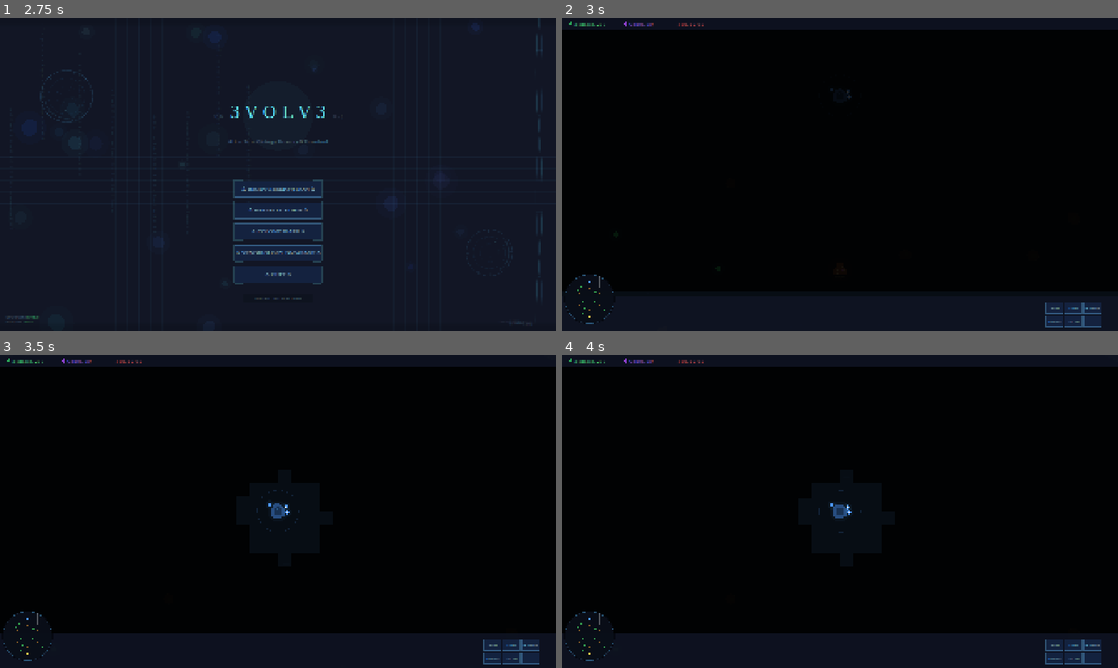
Above: before the commit, frames 1-4 (two rows, left to right).
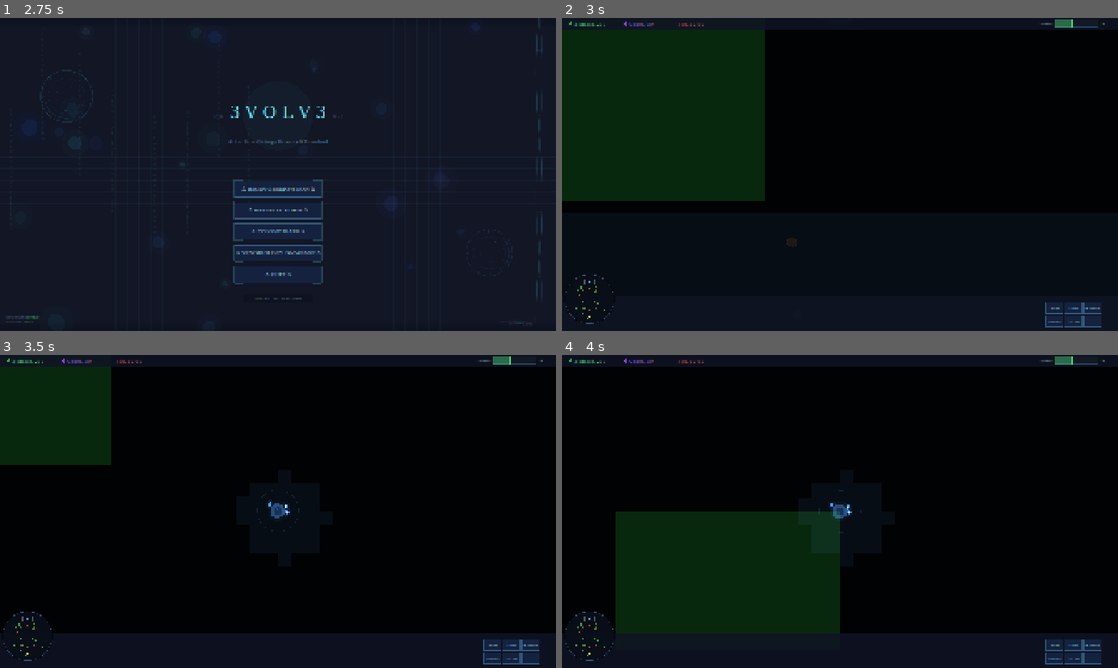
Above: after the commit, the same moments.

Repository: gnoobs75/3volov3
Game: Godot game, scene res://scenes/main_menu.tscn
Two runs of this game, one before a commit and one after it. Both use one fixed random seed, a clock stepped at 60 frames per second and the inputs below.
Inputs (mouse positions are in pixels of both pictures, inside the frame that each line leads up to):
- Up to frame 1 (2.75 s): tap Enter at 0.5 s; drag from (278, 174) to (333, 105) at 0.52 s; drag from (166, 190) to (250, 237) at 1.27 s; move the mouse to (333, 105) at 2.02 s; hold D (move_right) from 2.03 s (still down); hold Q (focus_out) from 2.03 s (still down); click (333, 105) at 2.17 s
- Up to frame 2 (3 s): release D (move_right) at 2.75 s; release Q (focus_out) at 2.75 s; drag from (812, 237) to (673, 127) at 2.77 s
- Up to frame 3 (3.5 s): no input
- Up to frame 4 (4 s): drag from (840, 511) to (617, 649) at 3.52 s

Frame 1 is identical in both runs. In frame 2, 20% of the frame differs, in the area x 0-98%, y 0-97%; in frame 3, 6.5%; in frame 4, 16%.

Commit message:
Fix unit selection, double map size, add game speed slider
Selection was broken because minimap (MOUSE_FILTER_STOP + FULL_RECT)
consumed all clicks before the input handler. Fixed by switching
minimap to MOUSE_FILTER_IGNORE with _input() for circle clicks.
HUD buttons also switched to _input() for same reason.

Map radius doubled 4000->8000 with proportional scaling of nav mesh,
fog of war, resource counts, and spawn avoidance distances.

Game speed slider (0.25x-2.0x) in top bar controls Engine.time_scale.

Co-Authored-By: Claude Opus 4.6 <noreply@anthropic.com>

Diff:
--- a/scripts/rts_stage/petri_dish_map.gd
+++ b/scripts/rts_stage/petri_dish_map.gd
@@ -2,12 +2,12 @@
 ## Circular petri dish arena for the RTS stage.
 ## Draws the boundary, substrate, and spawns resources + obstacles.
 
-const MAP_RADIUS: float = 4000.0
+const MAP_RADIUS: float = 8000.0
 const SPAWN_INSET: float = 0.7  # Spawn at 70% from center
 const TITAN_RING_RADIUS: float = 0.45  # Titans at 45% radius
-const NUM_RESOURCE_NODES: int = 25
-const NUM_TITAN_CORPSES: int = 6
-const NUM_OBSTACLES: int = 12
+const NUM_RESOURCE_NODES: int = 45
+const NUM_TITAN_CORPSES: int = 10
+const NUM_OBSTACLES: int = 20
 
 var _time: float = 0.0
 var _substrate_dots: Array[Vector2] = []
@@ -58,7 +58,7 @@
 		# Avoid spawning too close to spawn points
 		var too_close: bool = false
 		for sp in spawn_positions:
-			if pos.distance_to(sp) < 300.0:
+			if pos.distance_to(sp) < 600.0:
 				too_close = true
 				break
 		if too_close:
--- a/scripts/rts_stage/rts_camera.gd
+++ b/scripts/rts_stage/rts_camera.gd
@@ -8,7 +8,7 @@
 const ZOOM_MAX: float = 1.5
 const ZOOM_STEP: float = 0.1
 const ZOOM_LERP_SPEED: float = 8.0
-const MAP_RADIUS: float = 4000.0
+const MAP_RADIUS: float = 8000.0
 
 var _target_zoom: float = 0.6
 var _pan_velocity: Vector2 = Vector2.ZERO
--- a/scripts/rts_stage/rts_fog_of_war.gd
+++ b/scripts/rts_stage/rts_fog_of_war.gd
@@ -5,7 +5,7 @@
 enum FogState { UNEXPLORED, EXPLORED, VISIBLE }
 
 const CELL_SIZE: float = 80.0
-const MAP_RADIUS: float = 4000.0
+const MAP_RADIUS: float = 8000.0
 var _grid_size: int = 0
 var _grid: Array = []  # 2D array of FogState
 var _offset: int = 0  # Grid offset (grid center = _offset, _offset)
--- a/scripts/rts_stage/rts_hud.gd
+++ b/scripts/rts_stage/rts_hud.gd
@@ -10,6 +10,10 @@
 var _hover_btn: int = -1
 var _hover_build: int = -1
 var _hover_production: int = -1
+var _game_speed: float = 1.0
+var _dragging_speed_slider: bool = false
+const SPEED_MIN: float = 0.25
+const SPEED_MAX: float = 2.0
 
 const BUILD_BUTTONS: Array = [
 	{"type": BuildingStats.BuildingType.SPAWNING_POOL, "key": "Q"},
@@ -52,21 +56,39 @@
 					_hover_production = i
 	queue_redraw()
 
-func _gui_input(event: InputEvent) -> void:
-	if event is InputEventMouseButton and event.pressed and event.button_index == MOUSE_BUTTON_LEFT:
+func _input(event: InputEvent) -> void:
+	if event is InputEventMouseButton and event.button_index == MOUSE_BUTTON_LEFT:
 		var vp: Vector2 = get_viewport_rect().size
-		# Command buttons
-		if _hover_btn >= 0:
-			_handle_cmd_button(_hover_btn)
-			get_viewport().set_input_as_handled()
-		# Build menu
-		if _hover_build >= 0:
-			_handle_build_button(_hover_build)
-			get_viewport().set_input_as_handled()
-		# Production
-		if _hover_production >= 0:
-			_handle_production_button(_hover_production)
-			get_viewport().set_input_as_handled()
+		var mouse: Vector2 = event.position
+		if event.pressed:
+			# Speed slider drag start
+			var sr: Rect2 = _get_speed_slider_rect(vp)
+			if sr.has_point(mouse):
+				_dragging_speed_slider = true
+				_update_speed_from_mouse(mouse, sr)
+				get_viewport().set_input_as_handled()
+				return
+			# Command buttons
+			if _hover_btn >= 0:
+				_handle_cmd_button(_hover_btn)
+				get_viewport().set_input_as_handled()
+				return
+			# Build menu
+			if _hover_build >= 0:
+				_handle_build_button(_hover_build)
+				get_viewport().set_input_as_handled()
+				return
+			# Production
+			if _hover_production >= 0:
+				_handle_production_button(_hover_production)
+				get_viewport().set_input_as_handled()
+				return
+		else:
+			_dragging_speed_slider = false
+	elif event is InputEventMouseMotion and _dragging_speed_slider:
+		var vp: Vector2 = get_viewport_rect().size
+		_update_speed_from_mouse(event.position, _get_speed_slider_rect(vp))
+		get_viewport().set_input_as_handled()
 
 func _handle_cmd_button(idx: int) -> void:
 	if not _selection_mgr:
@@ -101,6 +123,14 @@
 		return
 	if idx >= 0 and idx < building.can_produce.size():
 		building.queue_unit(building.can_produce[idx])
+
+func _get_speed_slider_rect(vp: Vector2) -> Rect2:
+	return Rect2(vp.x - 220, 8, 150, 24)
+
+func _update_speed_from_mouse(mouse: Vector2, sr: Rect2) -> void:
+	var t: float = clampf((mouse.x - sr.position.x) / sr.size.x, 0.0, 1.0)
+	_game_speed = lerpf(SPEED_MIN, SPEED_MAX, t)
+	Engine.time_scale = _game_speed
 
 func _get_cmd_btn_rect(vp: Vector2, idx: int) -> Rect2:
 	var bw: float = 60.0
@@ -150,6 +180,9 @@
 		var cap: int = fm.get_supply_cap(0)
 		var pop_col: Color = UIConstants.STAT_GREEN if used < cap else UIConstants.STAT_RED
 		draw_string(font, Vector2(400, 27), "Pop: %d/%d" % [used, cap], HORIZONTAL_ALIGNMENT_LEFT, -1, UIConstants.FONT_BODY, pop_col)
+
+	# === GAME SPEED SLIDER (top right) ===
+	_draw_speed_slider(vp, font)
 
 	# === BOTTOM BAR ===
 	draw_rect(Rect2(0, vp.y - 120, vp.x, 120), Color(UIConstants.BG_DARK.r, UIConstants.BG_DARK.g, UIConstants.BG_DARK.b, 0.85))
@@ -284,3 +317,22 @@
 		draw_rect(Rect2(bar_x, bar_y, 200, 8), Color(0.1, 0.1, 0.1, 0.7))
 		draw_rect(Rect2(bar_x, bar_y, 200 * pct, 8), Color(0.3, 0.7, 1.0, 0.8))
 		draw_string(font, Vector2(bar_x + 205, bar_y + 8), "Q:%d" % sel.get_queue_size(), HORIZONTAL_ALIGNMENT_LEFT, -1, UIConstants.FONT_TINY, UIConstants.TEXT_DIM)
+
+func _draw_speed_slider(vp: Vector2, font: Font) -> void:
+	var sr: Rect2 = _get_speed_slider_rect(vp)
+	# Label
+	draw_string(font, Vector2(sr.position.x - 50, sr.position.y + 16), "Speed", HORIZONTAL_ALIGNMENT_LEFT, -1, UIConstants.FONT_CAPTION, UIConstants.TEXT_DIM)
+	# Track
+	draw_rect(sr, Color(0.08, 0.1, 0.15, 0.9))
+	draw_rect(sr, Color(UIConstants.ACCENT_DIM.r, UIConstants.ACCENT_DIM.g, UIConstants.ACCENT_DIM.b, 0.4), false, 1.0)
+	# Fill
+	var t: float = clampf((_game_speed - SPEED_MIN) / (SPEED_MAX - SPEED_MIN), 0.0, 1.0)
+	var fill_w: float = sr.size.x * t
+	var fill_color: Color = UIConstants.STAT_GREEN if _game_speed <= 1.1 else UIConstants.STAT_YELLOW if _game_speed <= 1.6 else UIConstants.STAT_RED
+	draw_rect(Rect2(sr.position.x, sr.position.y, fill_w, sr.size.y), Color(fill_color.r, fill_color.g, fill_color.b, 0.4))
+	# Thumb
+	var thumb_x: float = sr.position.x + fill_w
+	draw_rect(Rect2(thumb_x - 3, sr.position.y - 2, 6, sr.size.y + 4), fill_color)
+	# Value text
+	var speed_text: String = "%dx" % int(_game_speed) if is_equal_approx(_game_speed, roundf(_game_speed)) else "%.1fx" % _game_speed
+	draw_string(font, Vector2(sr.position.x + sr.size.x + 8, sr.position.y + 16), speed_text, HORIZONTAL_ALIGNMENT_LEFT, -1, UIConstants.FONT_CAPTION, fill_color)
--- a/scripts/rts_stage/rts_minimap.gd
+++ b/scripts/rts_stage/rts_minimap.gd
@@ -8,12 +8,12 @@
 
 const MINIMAP_RADIUS: float = 85.0
 const MINIMAP_CENTER: Vector2 = Vector2(95, 0)  # Offset from bottom-left
-const MAP_RADIUS: float = 4000.0
+const MAP_RADIUS: float = 8000.0
 
 func setup(stage: Node, camera: Camera2D) -> void:
 	_stage = stage
 	_camera = camera
-	mouse_filter = Control.MOUSE_FILTER_STOP
+	mouse_filter = Control.MOUSE_FILTER_IGNORE
 
 func _process(delta: float) -> void:
 	_time += delta
@@ -34,7 +34,7 @@
 	var normalized: Vector2 = offset / MINIMAP_RADIUS
 	return normalized * MAP_RADIUS
 
-func _gui_input(event: InputEvent) -> void:
+func _input(event: InputEvent) -> void:
 	if event is InputEventMouseButton and event.pressed and event.button_index == MOUSE_BUTTON_LEFT:
 		var center: Vector2 = _get_minimap_center()
 		var dist: float = event.position.distance_to(center)
--- a/scripts/rts_stage/rts_stage_manager.gd
+++ b/scripts/rts_stage/rts_stage_manager.gd
@@ -147,7 +147,7 @@
 	var num_pts: int = 64
 	for i in range(num_pts):
 		var angle: float = TAU * float(i) / float(num_pts)
-		outline.append(Vector2(cos(angle), sin(angle)) * 3900.0)  # Slightly inside map boundary
+		outline.append(Vector2(cos(angle), sin(angle)) * 7900.0)  # Slightly inside map boundary
 	nav_poly.add_outline(outline)
 	var source_geo := NavigationMeshSourceGeometryData2D.new()
 	NavigationServer2D.parse_source_geometry_data(nav_poly, source_geo, self)
